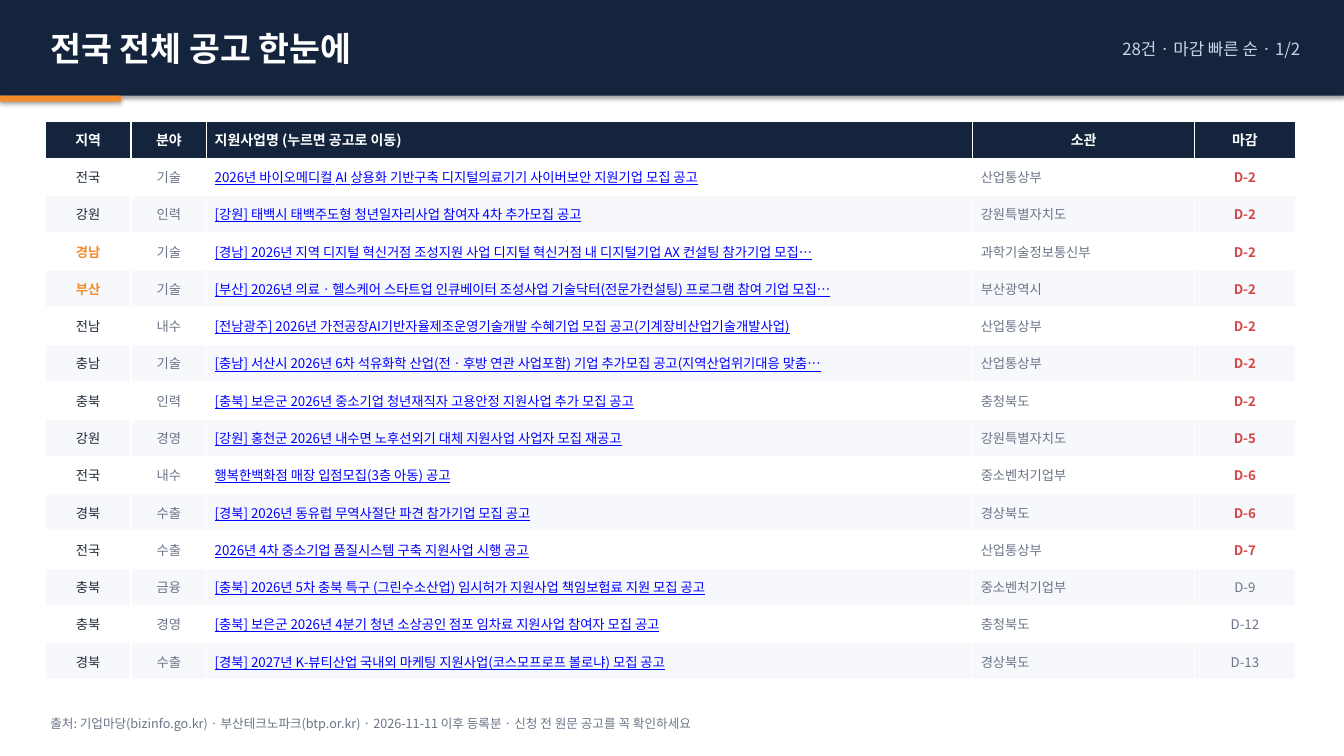
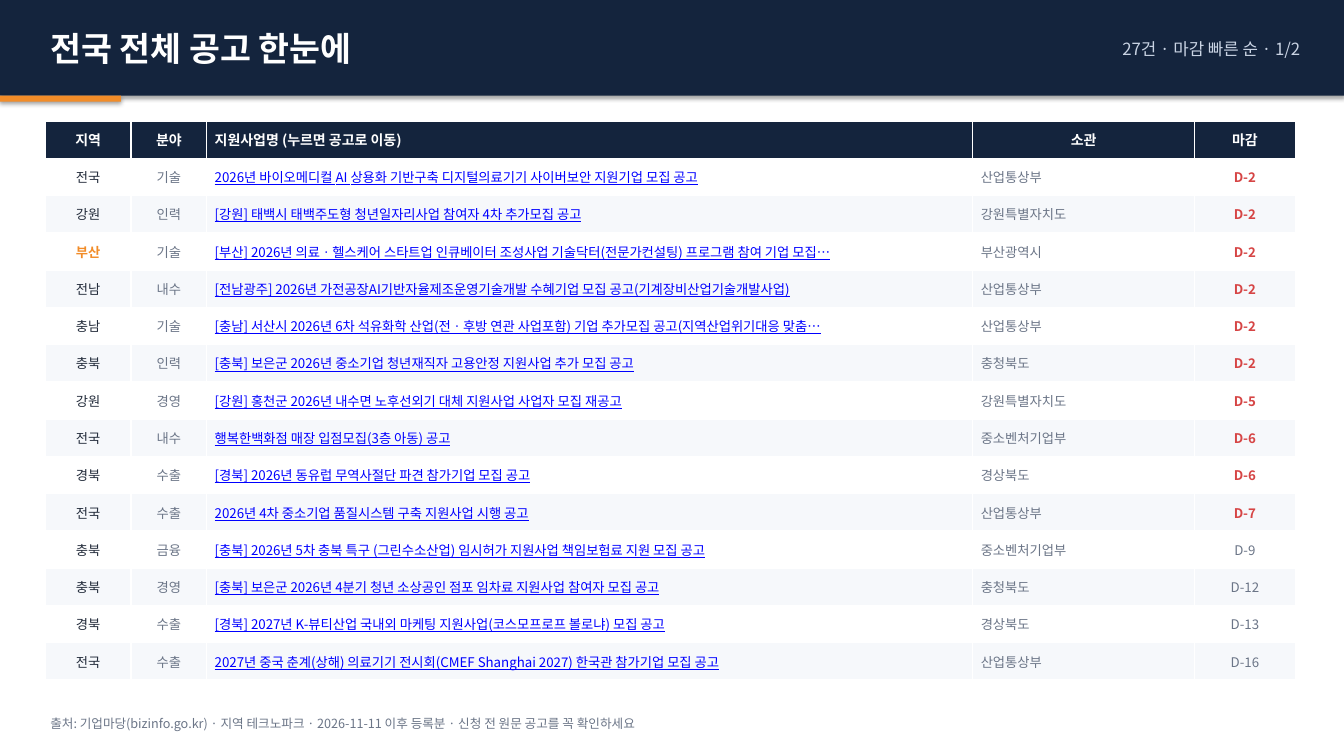
Before and after one commit to juddmank/helprnd.com, a slide deck: slide 21 of site/briefings/2026-11-11_지원사업공고.pptx (slide 18 before the commit). Drawn at 1344x756 pixels with LibreOffice and Linux fonts; fonts in the diff are those of the drawing. Boxes give left, top, right and bottom in pixels: in the first picture for what was removed or moved away, otherwise in the second. Text is boxed around its words. In the diff, an @@ line names an element or a change of style, - is before the commit and + after.

```diff
--- a/site/briefings/2026-11-11_지원사업공고.pptx
+++ b/site/briefings/2026-11-11_지원사업공고.pptx
@@ text at (x1=1122, y1=41, x2=1300, y2=58): text changed @@
-28건 · 마감 빠른 순 · 1/2
+27건 · 마감 빠른 순 · 1/2
@@ table at (x1=45, y1=121, x2=1296, y2=681) @@
-row 4: 경남 | 기술 | [경남] 2026년 지역 디지털 혁신거점 조성지원 사업 디지털 혁신거점 내 디지털기업 AX 컨설팅 참가기업 모집… | 과학기술정보통신부 | D-2
+row 15: 전국 | 수출 | 2027년 중국 춘계(상해) 의료기기 전시회(CMEF Shanghai 2027) 한국관 참가기업 모집 공고 | 산업통상부 | D-16
@@ text at (x1=50, y1=717, x2=635, y2=731): text changed @@
-출처: 기업마당(bizinfo.go.kr) · 부산테크노파크(btp.or.kr) · 2026-11-11 이후 등록분 · 신청 전 원문 공고를 꼭 확인하세요
+출처: 기업마당(bizinfo.go.kr) · 지역 테크노파크 · 2026-11-11 이후 등록분 · 신청 전 원문 공고를 꼭 확인하세요
```
Also in this commit, not shown: 18 other slides changed, 3 slides added, 6 other files.
